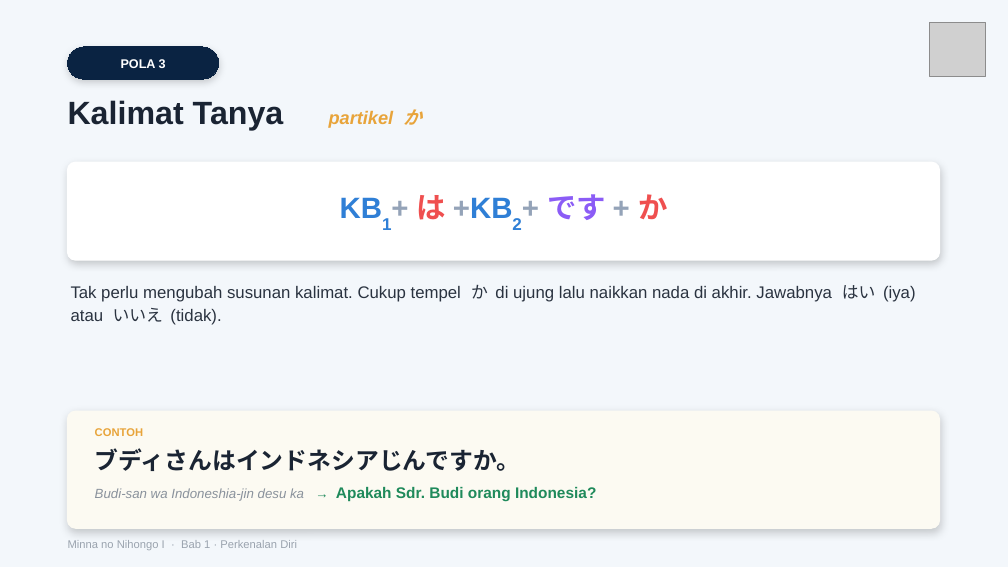
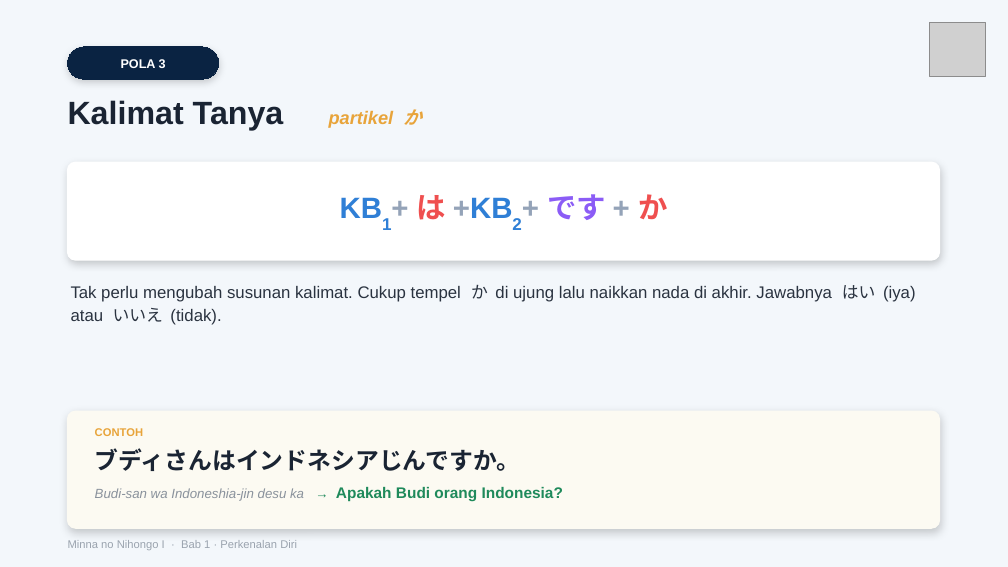
Before and after one commit to jbridgecenter-source/materi, a slide deck: slide 4 of Modul Minna 1/Bab 1/26. Minna 1 Tata Bahasa Bab 1 - Slide.pptx. Drawn at 1008x567 pixels with LibreOffice and Linux fonts; fonts in the diff are those of the drawing; grey boxes stand for pictures. Boxes give left, top, right and bottom in pixels: in the first picture for what was removed or moved away, otherwise in the second. Text is boxed around its words. In the diff, an @@ line names an element or a change of style, - is before the commit and + after.

```diff
--- a/Modul Minna 1/Bab 1/26. Minna 1 Tata Bahasa Bab 1 - Slide.pptx
+++ b/Modul Minna 1/Bab 1/26. Minna 1 Tata Bahasa Bab 1 - Slide.pptx
@@ text at box(95, 487, 563, 502): text changed @@
-Budi-san wa Indoneshia-jin desu ka → Apakah Sdr. Budi orang Indonesia?
+Budi-san wa Indoneshia-jin desu ka → Apakah Budi orang Indonesia?
```
Also in this commit, not shown: 4 other slides changed, 7 other files.
